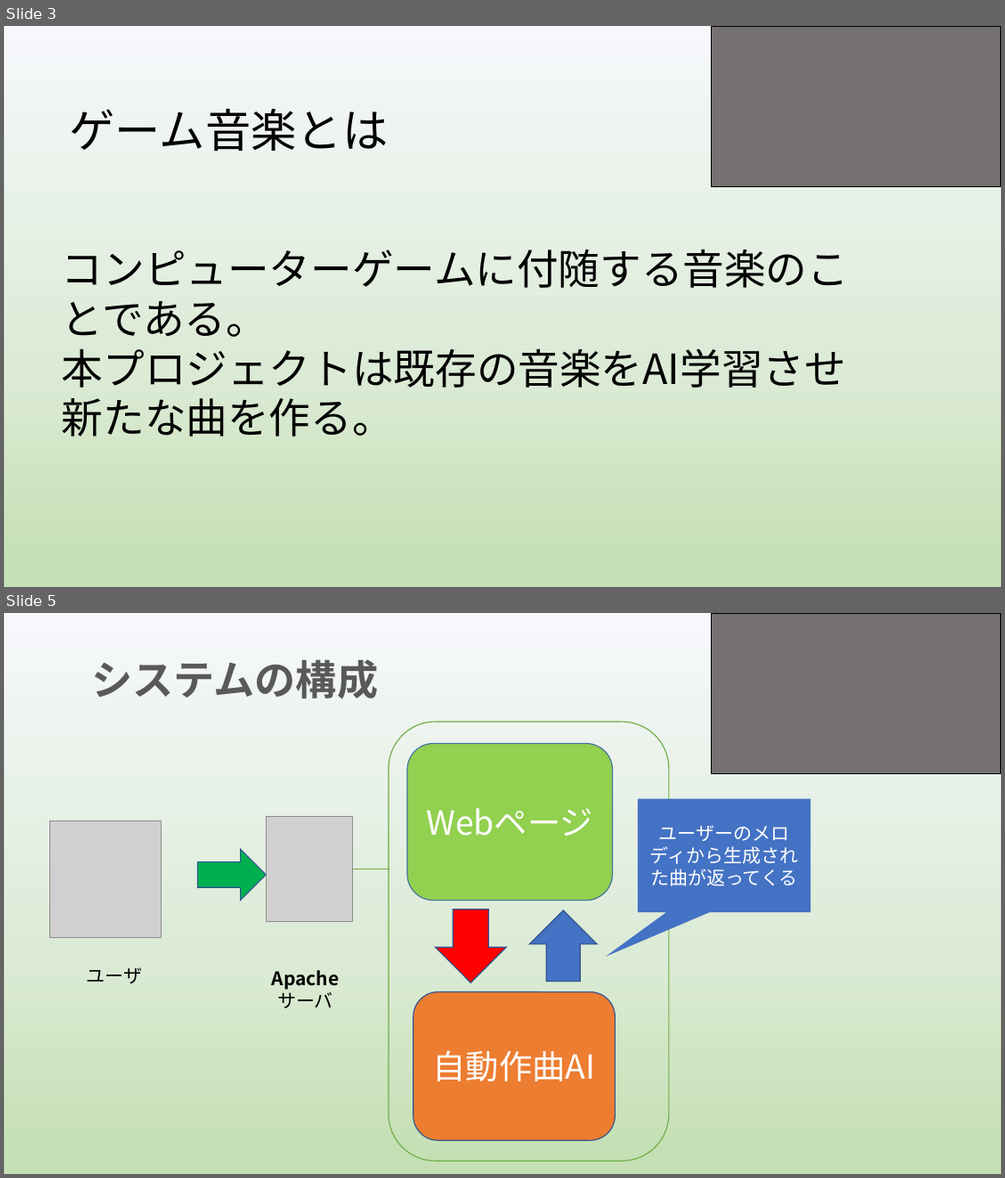
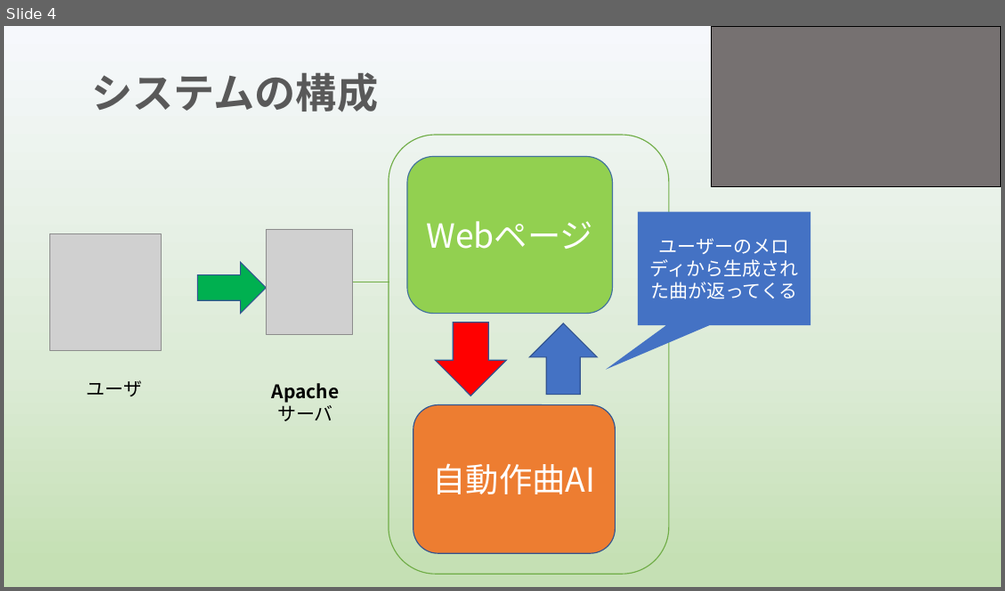
Before and after one commit to yoshitake266/bitComposer_prj, a slide deck: presentation/graduation/bit Composer3 .pptx. Shown one above the other, each under a label of ours: slides 3 and 5 before the commit, slide 4 after it; the slides between them are not shown. The pictures are 1005x1178 and 1005x591 pixels, drawn with LibreOffice and Linux fonts; fonts in the diff are those of the drawing; grey boxes stand for pictures. Boxes give left, top, right and bottom in pixels: in the first picture for what was removed or moved away, otherwise in the second. Text is boxed around its words. In the diff, an @@ line names an element or a change of style, - is before the commit and + after.

```diff
--- a/presentation/graduation/bit Composer3 .pptx
+++ b/presentation/graduation/bit Composer3 .pptx
@@ slide 3 removed at bbox=[4, 26, 1001, 587], background gradient #F6F8FC to #DCEBD6 to #C5E0B4 @@
@@ rectangle removed at bbox=[711, 26, 1001, 187] @@
@@ title removed at bbox=[70, 109, 388, 151] @@
-ゲーム音楽とは
@@ text removed at bbox=[62, 248, 849, 436] @@
-コンピューターゲームに付随する音楽のことである。
-本プロジェクトは既存の音楽をAI学習させ
-新たな曲を作る。
@@ what was slide 5 is now slide 4 @@
```
Also in this commit, not shown: 5 slides changed, 3 slides added.
